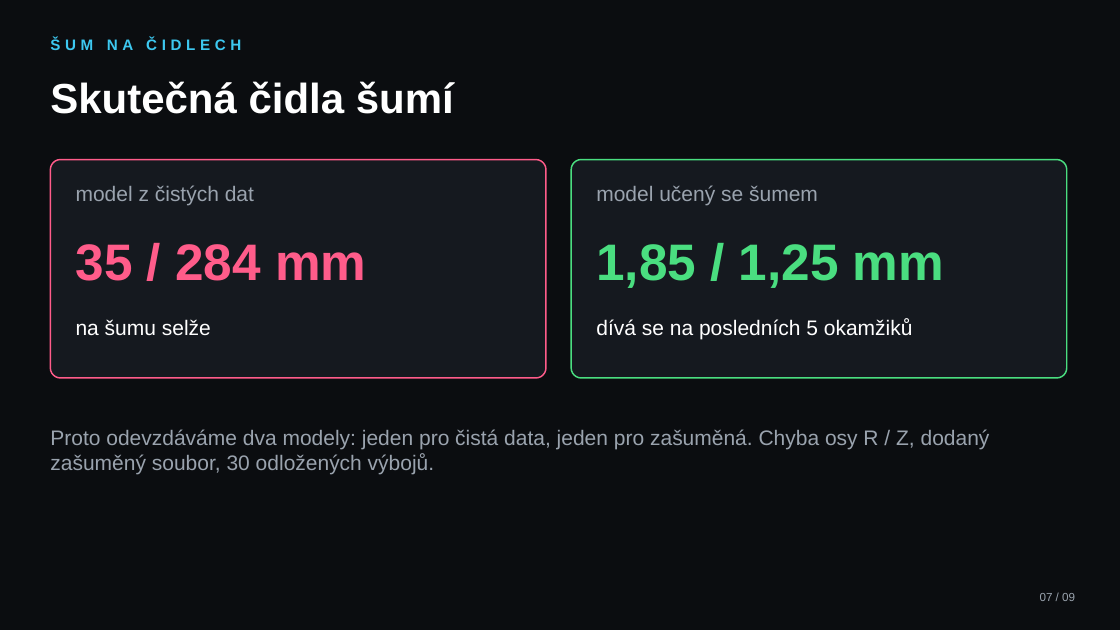
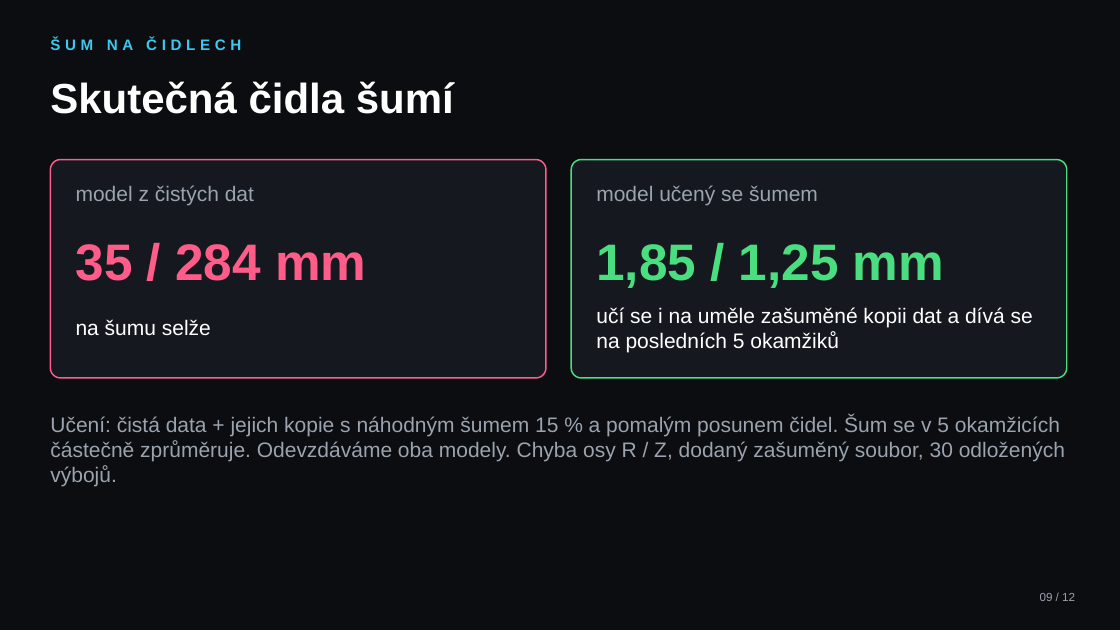
Before and after one commit to mschiller890/hackathon, a slide deck: slide 9 of slides.pptx (slide 7 before the commit). Drawn at 1120x630 pixels with LibreOffice and Linux fonts; fonts in the diff are those of the drawing. Boxes give left, top, right and bottom in pixels: in the first picture for what was removed or moved away, otherwise in the second. Text is boxed around its words. In the diff, an @@ line names an element or a change of style, - is before the commit and + after.

```diff
--- a/slides.pptx
+++ b/slides.pptx
@@ text at (x1=596, y1=307, x2=1033, y2=353): text changed @@
-dívá se na posledních 5 okamžiků
+učí se i na uměle zašuměné kopii dat a dívá se na posledních 5 okamžiků
@@ text at (x1=50, y1=416, x2=1065, y2=487): text changed @@
-Proto odevzdáváme dva modely: jeden pro čistá data, jeden pro zašuměná. Chyba osy R / Z, dodaný zašuměný soubor, 30 odložených výbojů.
+Učení: čistá data + jejich kopie s náhodným šumem 15 % a pomalým posunem čidel. Šum se v 5 okamžicích částečně zprůměruje. Odevzdáváme oba modely. Chyba osy R / Z, dodaný zašuměný soubor, 30 odložených výbojů.
@@ text at (x1=1040, y1=593, x2=1075, y2=601): text changed @@
-07 / 09
+09 / 12
```
Also in this commit, not shown: 8 other slides changed, 3 slides added, 1 other file.
